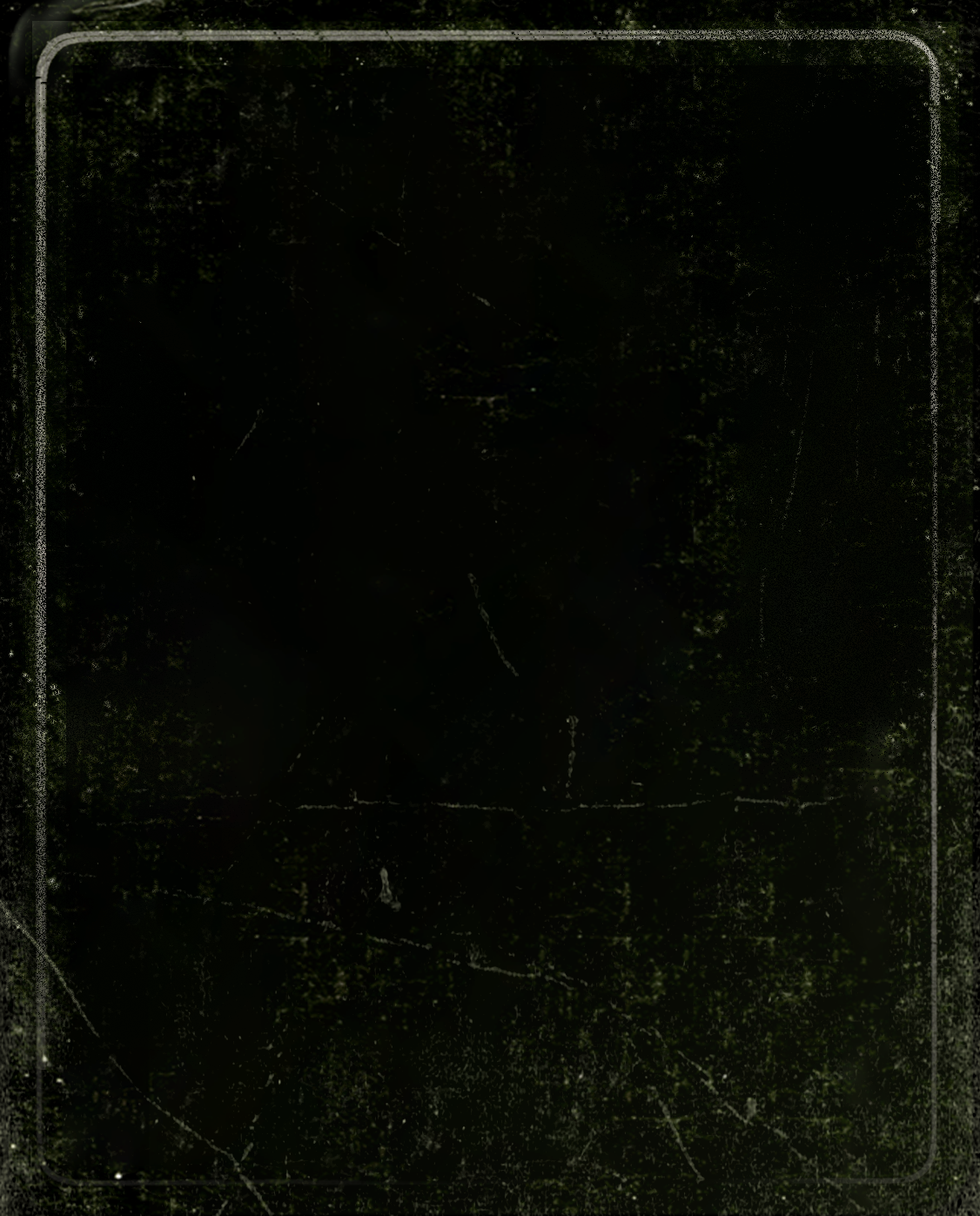
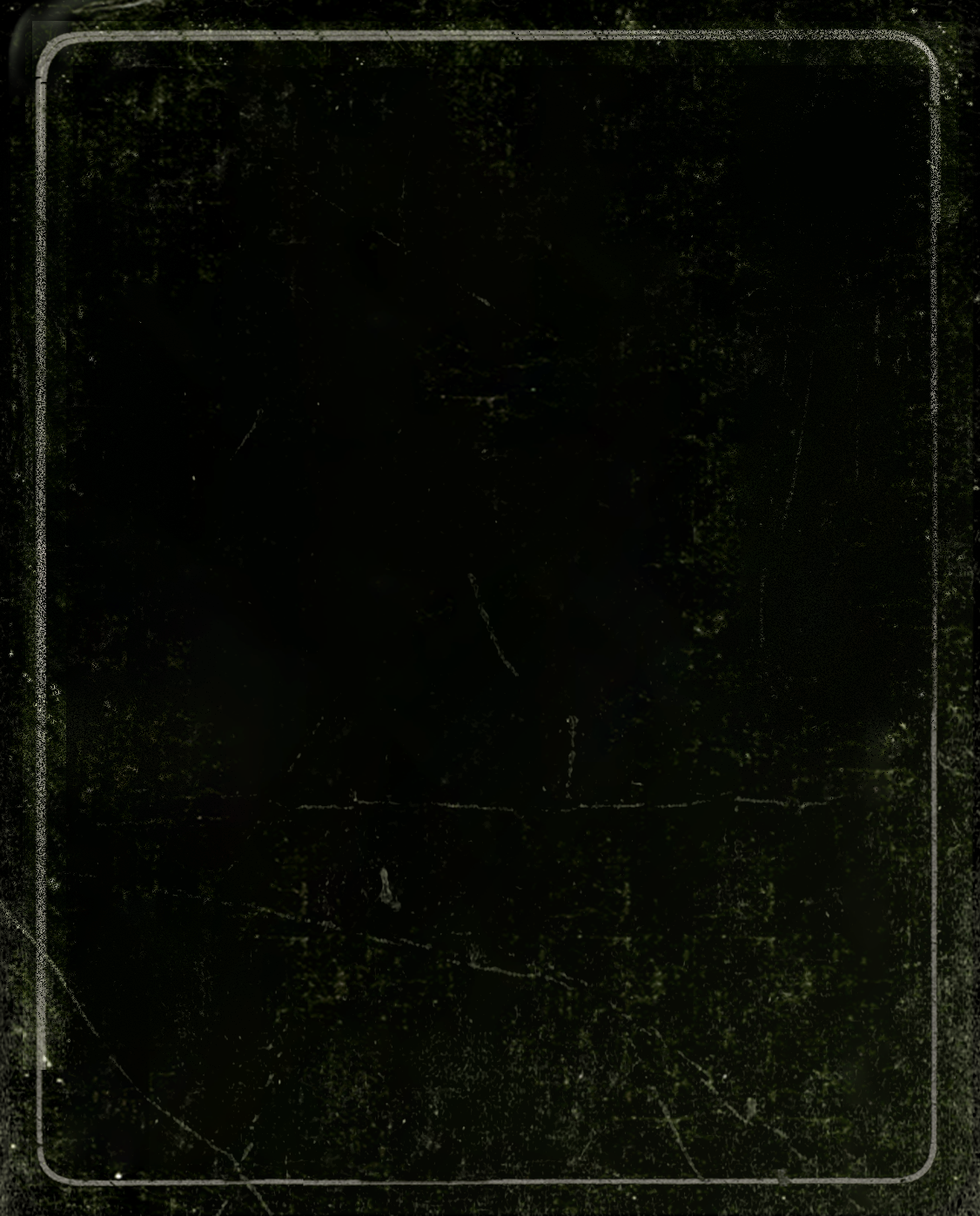
The second 980 x 1216 image is a revision of the first. Changes to its layers:
hid "cardfront", opacity 100% → 50% over [0, 429, 956, 1187]
